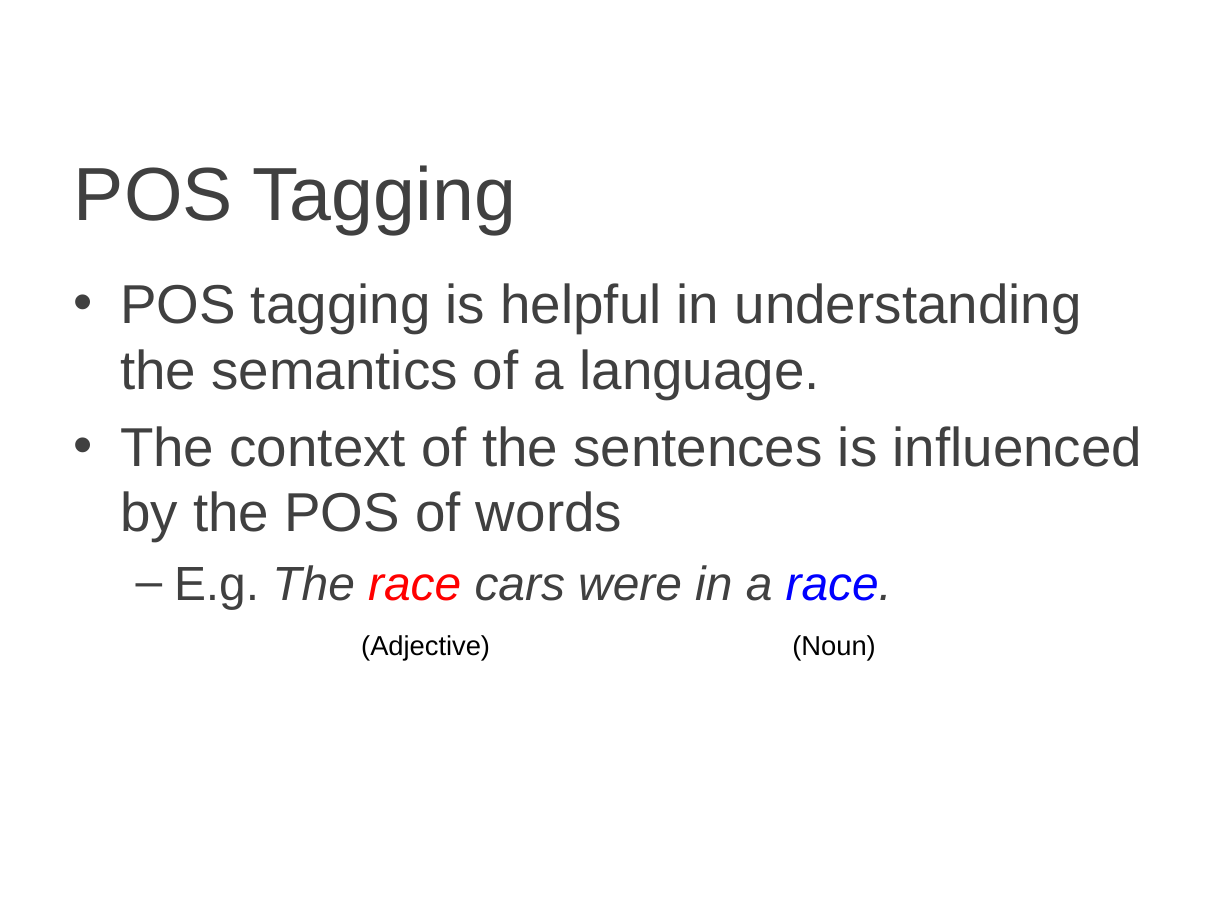
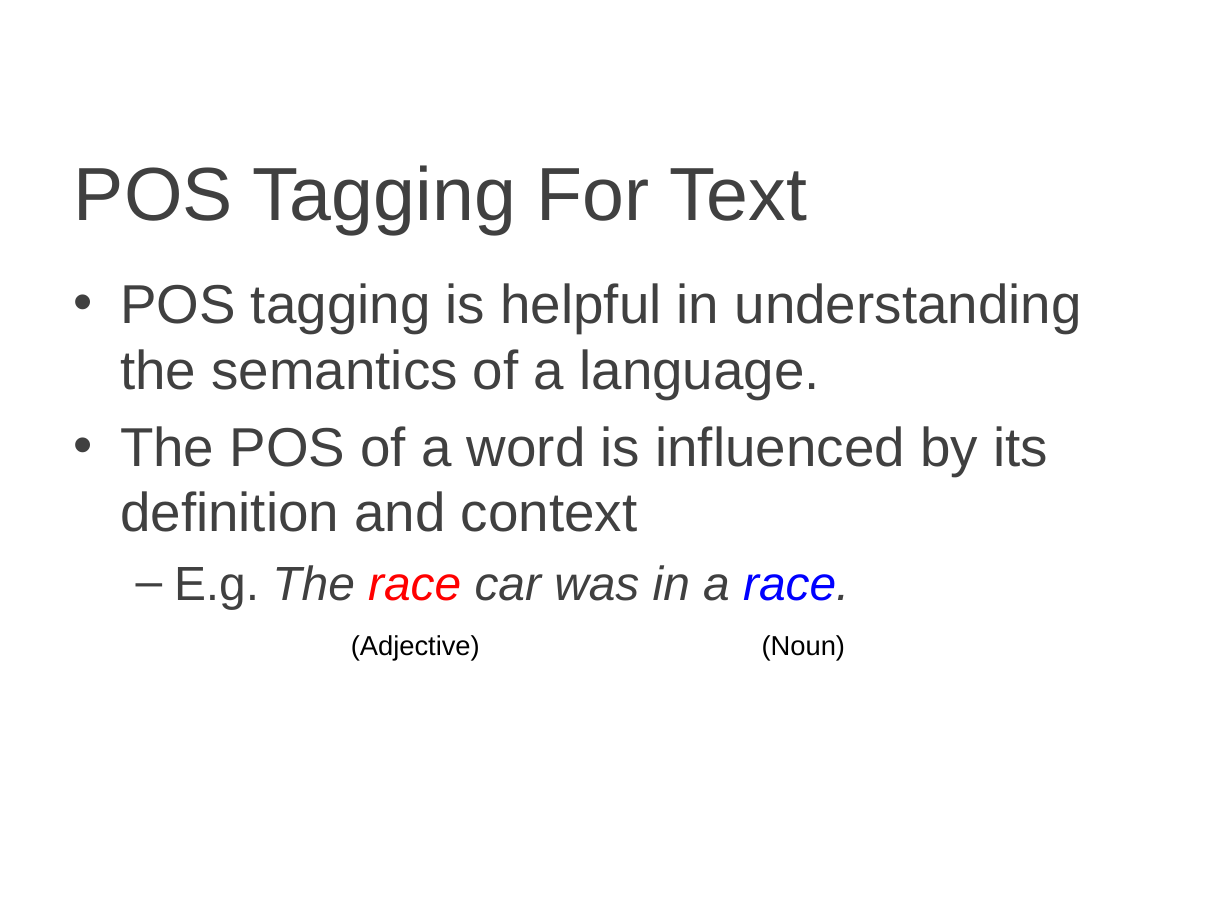
Before and after one commit to willxie/hmm-vs-memm, a slide deck: slide 2 of presentation_final.pptx. Drawn at 1232x924 pixels with LibreOffice and Linux fonts; fonts in the diff are those of the drawing; background and template pictures are left out. Boxes give left, top, right and bottom in pixels: in the first picture for what was removed or moved away, otherwise in the second. Text is boxed around its words. In the diff, an @@ line names an element or a change of style, - is before the commit and + after.

Commit message:
final version powerpoint

```diff
--- a/presentation_final.pptx
+++ b/presentation_final.pptx
@@ title at bbox=[74, 165, 807, 234]: text changed @@
-POS Tagging
+POS Tagging For Text
@@ text at bbox=[120, 426, 1048, 609]: text changed @@
-• The context of the sentences is influenced by the POS of words
-  – E.g. The race cars were in a race.
+• The POS of a word is influenced by its definition and context
+  – E.g. The race car was in a race.
@@ text "(Adjective)": place and size @@
-text "(Adjective)" at bbox=[361, 635, 490, 660]
+text "(Adjective)" at bbox=[351, 635, 480, 660]
@@ text "(Noun)": place and size @@
-text "(Noun)" at bbox=[792, 635, 875, 660]
+text "(Noun)" at bbox=[762, 635, 845, 660]
```
Also in this commit, not shown: 2 other slides changed.
